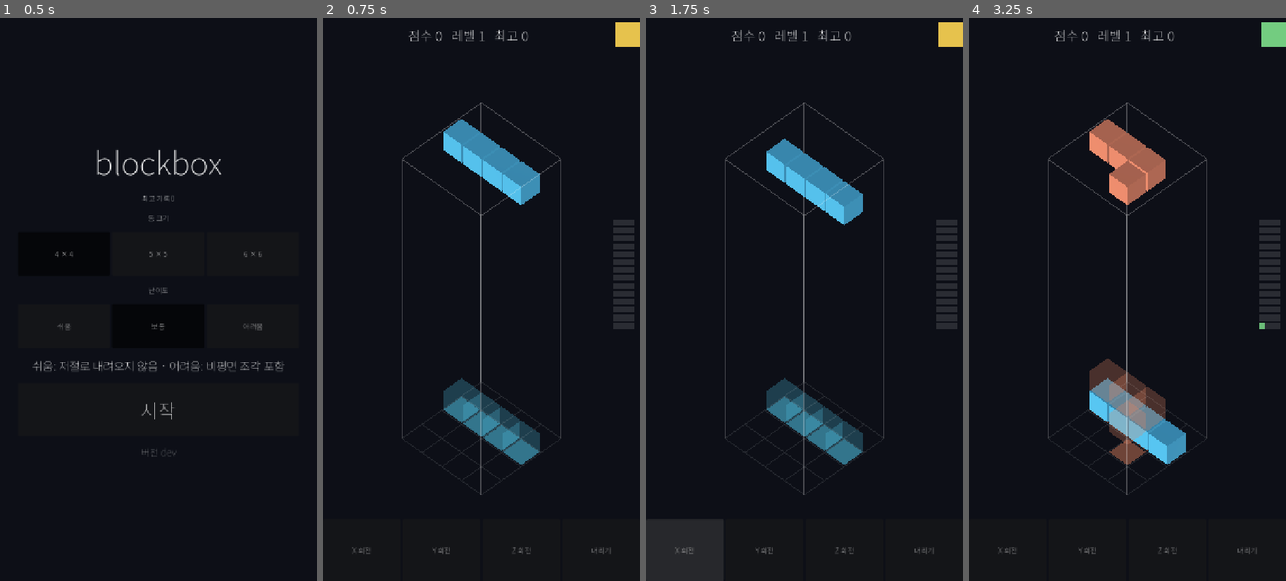
Above: before the commit, frames 1-4 (left to right).
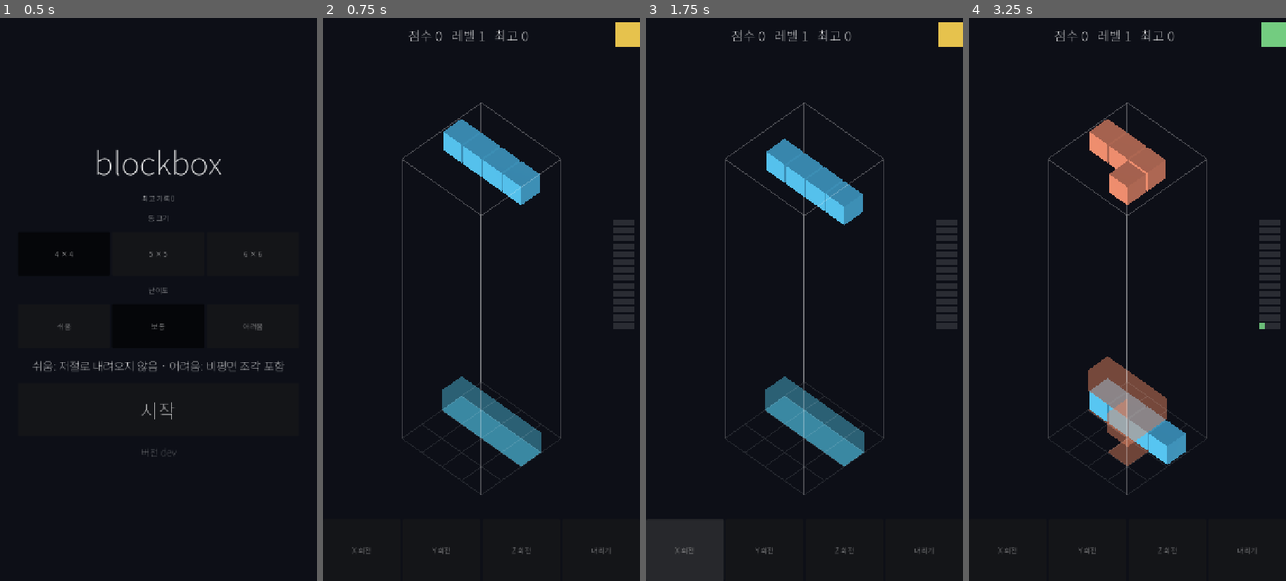
Above: after the commit, the same moments.

Repository: kjw5541a-hash/blockbox
Game: Godot game, scene res://scenes/start.tscn
Two runs of this game, one before a commit and one after it. Both use one fixed random seed, a clock stepped at 60 frames per second and the inputs below.
Inputs (mouse positions are in pixels of both pictures, inside the frame that each line leads up to):
- Up to frame 1 (0.5 s): no input
- Up to frame 2 (0.75 s): click "시작" at 0.5 s
- Up to frame 3 (1.75 s): click "X 회전" at 1.25 s
- Up to frame 4 (3.25 s): click "Y 회전" at 2 s; tap Enter at 2.75 s; move the mouse to (1197, 271) at 2.77 s; hold Right from 2.78 s (still down); tap R at 2.85 s; click (1197, 271) at 2.92 s; tap Space at 3.02 s

Frame 1 is identical in both runs. In frame 2, 1.2% of the frame differs, in the area x 37-69%, y 63-80%; in frame 3, 1.2%; in frame 4, 1.9%, in the area x 37-63%, y 60-80%.

Commit message:
fix: 착지 미리보기를 칸 없는 한 덩어리로 그린다
고스트를 칸마다 큐브 하나씩 놓아 그리다 보니, 반투명 너머로 안쪽 면과
칸 사이 틈이 비쳐 붙어 있는 조각인데도 낱개로 흩어져 보였다.

이웃한 칸이 있는 면을 빼고 겉면만 남긴 메시 하나를 매번 만들어 쓴다.
조각은 네 칸뿐이라 다시 만드는 비용은 없다시피 하다. 겹친 앞뒤 면 때문에
감는 방향에 걸리지 않도록 양면을 다 그린다.

바닥 발자국도 같은 이유로 칸 크기를 꽉 채워 옆 칸과 맞닿게 했다.

Co-Authored-By: Claude Opus 5 <noreply@anthropic.com>

Diff:
--- a/scripts/piece_view.gd
+++ b/scripts/piece_view.gd
@@ -5,17 +5,25 @@
 const FOOTPRINT_ALPHA := 0.45
 const FOOTPRINT_Y := -0.48
 
+const _DIRS := [
+	Vector3i(1, 0, 0), Vector3i(-1, 0, 0),
+	Vector3i(0, 1, 0), Vector3i(0, -1, 0),
+	Vector3i(0, 0, 1), Vector3i(0, 0, -1),
+]
+
 var game: Game = null
 
 var _cubes: Array[MeshInstance3D] = []
-var _ghosts: Array[MeshInstance3D] = []
+var _ghost: MeshInstance3D = null
 var _marks: Array[MeshInstance3D] = []
 
 func _ready() -> void:
 	var cube := BoxMesh.new()
 	cube.size = Vector3(CELL_SIZE, CELL_SIZE, CELL_SIZE)
+	# 발자국은 칸 크기 그대로 깔아 옆 칸과 맞닿게 한다. 사이에 틈을 두면
+	# 붙어 있는 조각인데도 칸이 하나씩 따로 놀아 보인다.
 	var quad := QuadMesh.new()
-	quad.size = Vector2(CELL_SIZE, CELL_SIZE)
+	quad.size = Vector2.ONE
 	quad.orientation = PlaneMesh.FACE_Y
 
 	# 4개짜리 큐브를 먼저 전부 만들고 나서 고스트/발자국을 만든다.
@@ -23,8 +31,10 @@
 	# 여기서 순서를 섞으면 그 테스트가 깨진다.
 	for _i in 4:
 		_cubes.append(_make(cube, false))
-	for _i in 4:
-		_ghosts.append(_make(cube, true))
+	_ghost = _make(null, true)
+	# 겉면만 남긴 껍데기라 앞뒤 면이 정확히 두 겹씩 겹친다. 뒷면을 지우면
+	# 감는 방향에 따라 통째로 사라질 수 있어, 양면을 다 그린다.
+	(_ghost.material_override as StandardMaterial3D).cull_mode = BaseMaterial3D.CULL_DISABLED
 	for _i in 4:
 		_marks.append(_make(quad, true))
 
@@ -40,6 +50,36 @@
 	add_child(m)
 	return m
 
+# 칸 목록을 겉면만 남긴 메시 하나로 만든다. 이웃한 칸이 있는 면은 빼므로
+# 안쪽 칸 경계가 비쳐 보이지 않고 조각 전체가 한 덩어리로 보인다.
+static func hull_mesh(cells: Array[Vector3i]) -> ArrayMesh:
+	var filled := {}
+	for c in cells:
+		filled[c] = true
+	var st := SurfaceTool.new()
+	st.begin(Mesh.PRIMITIVE_TRIANGLES)
+	for c in filled:
+		for d in _DIRS:
+			if filled.has(c + d):
+				continue
+			_add_face(st, Vector3(c), Vector3(d))
+	st.generate_normals()
+	return st.commit()
+
+static func _add_face(st: SurfaceTool, center: Vector3, n: Vector3) -> void:
+	# 축에 나란한 법선이라 성분을 한 칸 돌리면 반드시 법선과 어긋난 축이 나온다.
+	var u := Vector3(n.y, n.z, n.x)
+	var v := n.cross(u)
+	var o := center + n * 0.5
+	var p := [
+		o - u * 0.5 - v * 0.5,
+		o + u * 0.5 - v * 0.5,
+		o + u * 0.5 + v * 0.5,
+		o - u * 0.5 + v * 0.5,
+	]
+	for i in [0, 1, 2, 0, 2, 3]:
+		st.add_vertex(p[i])
+
 func setup(g: Game) -> void:
 	game = g
 	game.piece_moved.connect(refresh)
@@ -47,7 +87,8 @@
 	refresh()
 
 func _hide_all() -> void:
-	for group in [_cubes, _ghosts, _marks]:
+	_ghost.visible = false
+	for group in [_cubes, _marks]:
 		for m in group:
 			m.visible = false
 
@@ -61,9 +102,10 @@
 	for i in _cubes.size():
 		_place(_cubes[i], Vector3(world[i]), color, 1.0)
 
-	var ghost := game.ghost_cells()
-	for i in _ghosts.size():
-		_place(_ghosts[i], Vector3(ghost[i]), color, GHOST_ALPHA)
+	# 고스트는 칸마다 큐브를 놓지 않고 매번 껍데기를 새로 만든다. 조각은 네
+	# 칸뿐이라 다시 만드는 비용이 없다시피 하다.
+	_ghost.mesh = hull_mesh(game.ghost_cells())
+	_place(_ghost, Vector3.ZERO, color, GHOST_ALPHA)
 
 	var fp := game.footprint_cells()
 	for i in _marks.size():
--- /dev/null
+++ b/tests/test_piece_view.gd
@@ -0,0 +1,101 @@
+extends SceneTree
+
+# 고스트는 칸마다 큐브를 놓는 대신 겉면만 남긴 껍데기 하나로 그린다.
+# 안쪽 면이 남으면 반투명 너머로 칸 경계가 비쳐, 붙어 있는 조각인데도
+# 한 칸씩 따로 놀아 보인다. 여기서는 그 면 솎아내기가 맞는지 센다.
+func _initialize() -> void:
+	_test_hull_drops_shared_faces()
+	_test_hull_matches_the_cells_it_was_given()
+	await _test_ghost_is_one_mesh_that_follows_the_piece()
+	print("test_piece_view: OK")
+	quit()
+
+func _script():
+	return load("res://scripts/piece_view.gd")
+
+# 정점 여섯 개가 사각면 하나(삼각형 둘)다.
+func _quads(cells: Array[Vector3i]) -> int:
+	var mesh: ArrayMesh = _script().hull_mesh(cells)
+	if mesh.get_surface_count() == 0:
+		return 0
+	return mesh.surface_get_arrays(0)[Mesh.ARRAY_VERTEX].size() / 6
+
+func _test_hull_drops_shared_faces() -> void:
+	assert(_quads([Vector3i(0, 0, 0)] as Array[Vector3i]) == 6, "한 칸은 여섯 면")
+
+	# 맞닿은 두 칸은 사이의 면 두 장이 사라진다: 12 - 2 = 10.
+	var pair: Array[Vector3i] = [Vector3i(0, 0, 0), Vector3i(1, 0, 0)]
+	assert(_quads(pair) == 10, "맞닿은 면은 빠져야 한다: %d" % _quads(pair))
+
+	# 일자 네 칸은 이음매가 셋이라 24 - 6 = 18.
+	var bar: Array[Vector3i] = [
+		Vector3i(0, 0, 0), Vector3i(1, 0, 0), Vector3i(2, 0, 0), Vector3i(3, 0, 0)]
+	assert(_quads(bar) == 18, "일자 조각의 겉면은 18: %d" % _quads(bar))
+
+	# 2x2 정사각(O 조각)은 이음매가 넷이라 24 - 8 = 16.
+	var square: Array[Vector3i] = [
+		Vector3i(0, 0, 0), Vector3i(1, 0, 0), Vector3i(0, 0, 1), Vector3i(1, 0, 1)]
+	assert(_quads(square) == 16, "2x2 의 겉면은 16: %d" % _quads(square))
+
+	# 떨어져 있는 두 칸은 솎아낼 면이 없다.
+	var apart: Array[Vector3i] = [Vector3i(0, 0, 0), Vector3i(5, 0, 0)]
+	assert(_quads(apart) == 12, "떨어진 칸끼리는 면이 줄지 않는다: %d" % _quads(apart))
+
+	# 같은 칸이 두 번 들어와도 겹쳐 그리지 않는다.
+	var dup: Array[Vector3i] = [Vector3i(2, 3, 4), Vector3i(2, 3, 4)]
+	assert(_quads(dup) == 6, "중복된 칸은 한 번만 그린다: %d" % _quads(dup))
+
+# 껍데기가 실제로 그 칸들을 감싸야 한다. 면 수만 세면 엉뚱한 자리에 그려도
+# 통과한다.
+func _test_hull_matches_the_cells_it_was_given() -> void:
+	var cells: Array[Vector3i] = [Vector3i(2, 5, 1), Vector3i(3, 5, 1)]
+	var mesh: ArrayMesh = _script().hull_mesh(cells)
+	var aabb := mesh.get_aabb()
+	assert(aabb.position.is_equal_approx(Vector3(1.5, 4.5, 0.5)),
+		"껍데기가 칸 자리에서 벗어났다: %s" % aabb.position)
+	assert(aabb.size.is_equal_approx(Vector3(2, 1, 1)),
+		"두 칸을 감싸면 2x1x1 이어야 한다: %s" % aabb.size)
+
+	# 면이 칸 겉면이 아니라 안쪽에 눌러앉아도 겉넓이는 그대로다. 꼭짓점이
+	# 전부 칸 모서리에 있는지 직접 본다 — 한 칸이면 여덟 자리뿐이다.
+	var one: ArrayMesh = _script().hull_mesh([Vector3i(0, 0, 0)] as Array[Vector3i])
+	var corners := {}
+	for v in one.surface_get_arrays(0)[Mesh.ARRAY_VERTEX]:
+		assert(is_equal_approx(absf(v.x), 0.5) and is_equal_approx(absf(v.y), 0.5)
+			and is_equal_approx(absf(v.z), 0.5),
+			"꼭짓점이 칸 모서리에 있지 않다: %s" % v)
+		corners[v] = true
+	assert(corners.size() == 8, "한 칸의 꼭짓점은 여덟 자리: %d" % corners.size())
+
+func _test_ghost_is_one_mesh_that_follows_the_piece() -> void:
+	var game := Game.new()
+	root.add_child(game)
+	game.start(7)
+	var view = _script().new()
+	root.add_child(view)
+	await process_frame
+	view.setup(game)
+
+	var ghost: MeshInstance3D = view._ghost
+	assert(ghost.visible, "고스트가 보여야 한다")
+	var mat := ghost.material_override as StandardMaterial3D
+	assert(mat.transparency == BaseMaterial3D.TRANSPARENCY_ALPHA, "고스트는 반투명")
+	assert(is_equal_approx(mat.albedo_color.a, view.GHOST_ALPHA), "고스트 알파가 어긋난다")
+	# 껍데기는 앞뒤 면이 두 겹으로 겹친다. 한쪽을 지우면 감는 방향에 따라
+	# 통째로 사라질 수 있어 양면을 다 그려야 한다.
+	assert(mat.cull_mode == BaseMaterial3D.CULL_DISABLED, "고스트는 양면을 그려야 한다")
+
+	# 조각을 옮기면 껍데기도 따라와야 한다.
+	var before := (ghost.mesh as ArrayMesh).get_aabb()
+	assert(game.move(Vector3i(1, 0, 0)), "옆으로 한 칸 옮길 수 있어야 한다")
+	var after := (ghost.mesh as ArrayMesh).get_aabb()
+	assert(after.position.is_equal_approx(before.position + Vector3(1, 0, 0)),
+		"조각을 옮기면 고스트도 같이 옮겨져야 한다: %s -> %s" % [before.position, after.position])
+
+	# 바닥 발자국도 옆 칸과 맞닿아야 한 덩어리로 보인다.
+	var mark: MeshInstance3D = view._marks[0]
+	assert((mark.mesh as QuadMesh).size.is_equal_approx(Vector2.ONE),
+		"발자국 사이에 틈이 있으면 칸이 따로 놀아 보인다: %s" % (mark.mesh as QuadMesh).size)
+
+	game.queue_free()
+	view.queue_free()
Not shown, added: tests/test_piece_view.gd.uid
